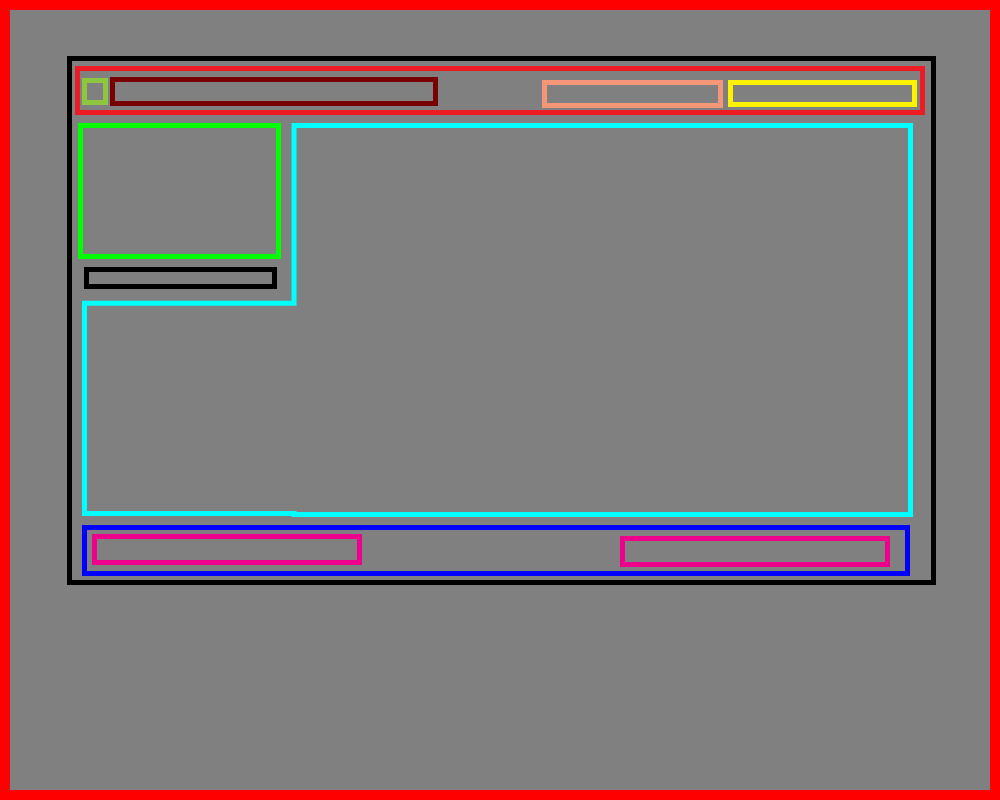
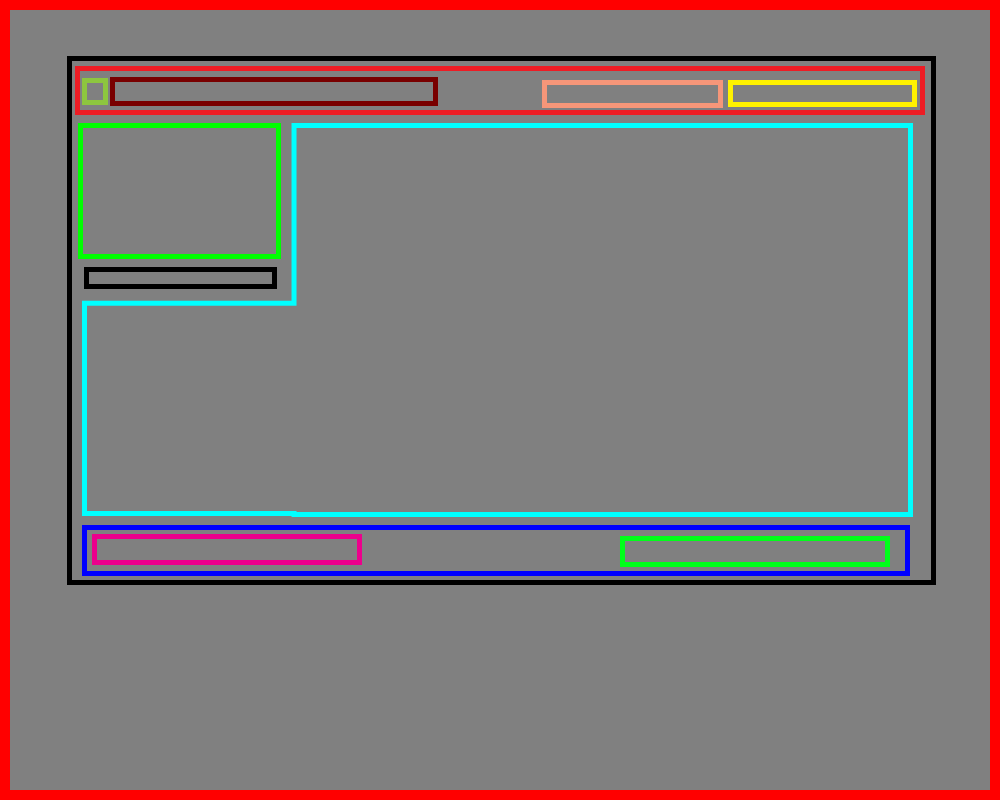
Two versions of the same layered image (1000 x 800). Layer-by-layer changes:
painted on "ExpandToExclusiveThreadPage" over [left=620, top=536, right=890, bottom=567]
